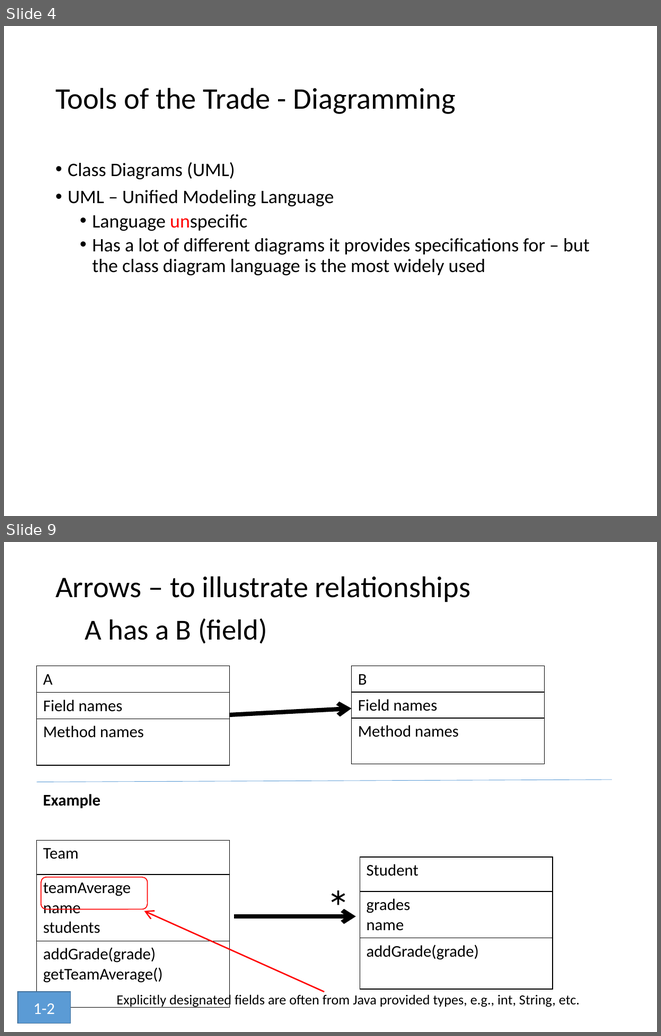
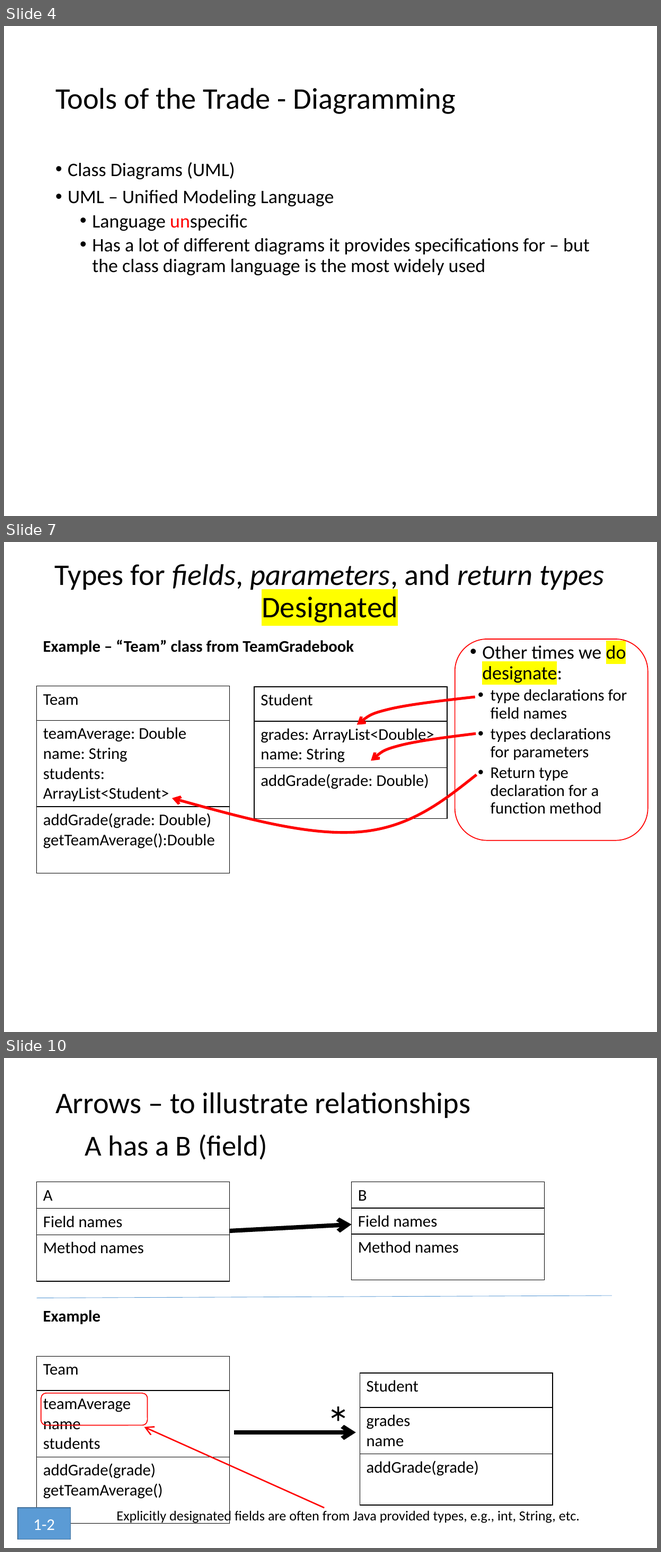
Before and after one commit to RHIT-CSSE/csse220, a slide deck: ClassMaterials/SETechniques/Slides/SoftwareEngineeringTechniques.pptx. Shown one above the other, each under a label of ours: slides 4 and 9 before the commit, slides 4, 7 and 10 after it; the slides between them are not shown. The pictures are 661x1036 and 661x1552 pixels, drawn with LibreOffice and Linux fonts; fonts in the diff are those of the drawing. Boxes give left, top, right and bottom in pixels: in the first picture for what was removed or moved away, otherwise in the second. Text is boxed around its words. In the diff, an @@ line names an element or a change of style, - is before the commit and + after.

```diff
--- a/ClassMaterials/SETechniques/Slides/SoftwareEngineeringTechniques.pptx
+++ b/ClassMaterials/SETechniques/Slides/SoftwareEngineeringTechniques.pptx
@@ slide 7 added at box(4, 542, 657, 1032), background #FFFFFF @@
@@ text added at box(55, 564, 604, 623), 33 pt, text #000000, italic @@
+Types for fields, parameters, and return types
+Designated
@@ text added at box(43, 640, 354, 654), 18 pt, text #000000, bold @@
+Example – “Team” class from TeamGradebook
@@ rounded rectangle added at box(454, 640, 647, 840), outline #FF0000 1 pt @@
@@ text added at box(482, 643, 627, 814), 18 pt, text #000000 @@
+• Other times we do designate:
+  • type declarations for field names
+  • types declarations for parameters
+  • Return type declaration for a function method
@@ table added at box(37, 686, 229, 850), 3 rows, 1 columns @@
+Team
+teamAverage: Double / name: String / students: ArrayList<Student>
+addGrade(grade: Double) / getTeamAverage():Double
@@ table added at box(254, 687, 447, 809), 3 rows, 1 columns @@
+Student
+grades: ArrayList<Double> / name: String
+addGrade(grade: Double)
@@ freeform shape added at box(356, 697, 475, 725), outline #FF0000 3 pt @@
@@ freeform shape added at box(371, 733, 476, 761), outline #FF0000 3 pt @@
@@ freeform shape added at box(172, 775, 476, 832), outline #FF0000 3 pt @@
@@ what was slide 9 is now slide 10 @@
```
Also in this commit, not shown: 5 slides changed, 2 other slides added, 3 slides removed.
